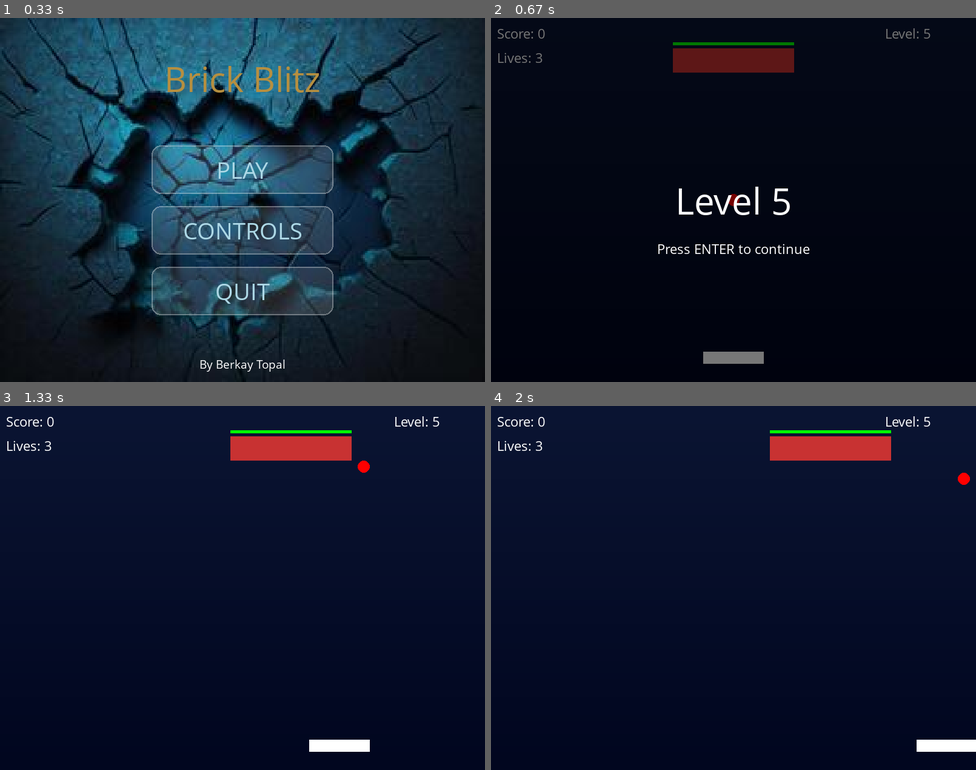
Above: before the commit, frames 1-4 (two rows, left to right).
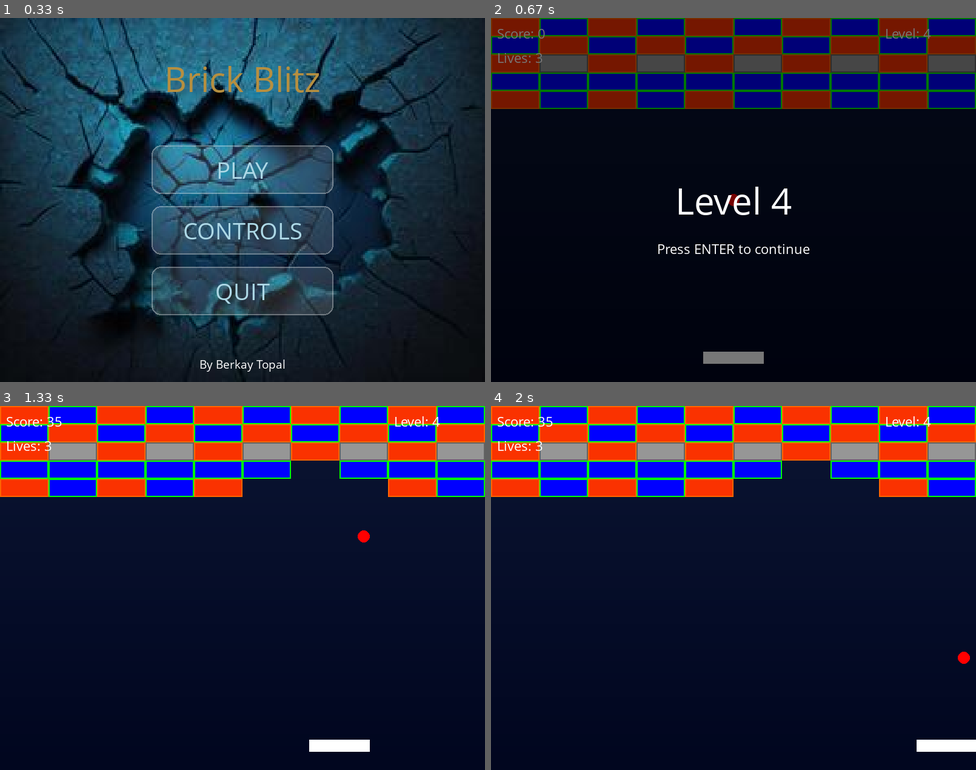
Above: after the commit, the same moments.

Repository: ItzBerkPower/Pygame-Brick-Breaker
Game: pygame game, started from main.py
The game is run twice, just before and just after one commit, with the same random seed, the same clock (stepped at 60 frames per second) and the same inputs.
Inputs (mouse positions are in pixels of both pictures, inside the frame that each line leads up to):
- Up to frame 1 (0.33 s): no input
- Up to frame 2 (0.67 s): click "PLAY" at 0.38 s
- Up to frame 3 (1.33 s): tap Enter at 0.67 s; hold Right from 1 s (still down); move the mouse to (291, 668) at 1.03 s
- Up to frame 4 (2 s): release Right at 1.47 s; hold Right 1.5-1.97 s

Frame 1 is identical in both runs. In frame 2, 24% of the frame differs, in the area x 0-100%, y 0-55%; in frame 3, 23%; in frame 4, 23%.

Commit message:
Fixed maps of levels 1-4

Diff:
--- a/managers/game_class.py
+++ b/managers/game_class.py
@@ -25,7 +25,7 @@
         self.paddle = Paddle()
         self.balls = [Ball(SCREEN_WIDTH//2, SCREEN_HEIGHT//2)]
         self.powerups = []
-        self.current_level = 5
+        self.current_level = 4
         self.active_bricks = self.generate_bricks(self.current_level)
         self.score = 0
         self.lives = 3
@@ -44,8 +44,8 @@
         # Level designs (0 = empty, 1 = normal, 2 = indestructible, 3 = bomb)
         level_designs = {
             1: [
-                [0, 0, 0, 0, 0, 0, 0, 0, 0, 1],
-                [0, 0, 0, 0, 0, 0, 0, 0, 0, 0],
+                [1, 1, 1, 1, 1, 1, 1, 1, 1, 1],
+                [1, 1, 1, 1, 1, 1, 1, 1, 1, 1],
                 [0, 0, 0, 0, 0, 0, 0, 0, 0, 0],
                 [0, 0, 0, 0, 0, 0, 0, 0, 0, 0],
                 [0, 0, 0, 0, 0, 0, 0, 0, 0, 0]
@@ -67,7 +67,7 @@
             4: [
                 [3, 1, 3, 1, 3, 1, 3, 1, 3, 1],
                 [1, 3, 1, 3, 1, 3, 1, 3, 1, 3],
-                [2, 2, 2, 2, 2, 2, 2, 2, 2, 2],
+                [3, 2, 3, 2, 3, 2, 3, 2, 3, 2],
                 [1, 1, 1, 1, 1, 1, 1, 1, 1, 1],
                 [3, 1, 3, 1, 3, 1, 3, 1, 3, 1]
             ]
